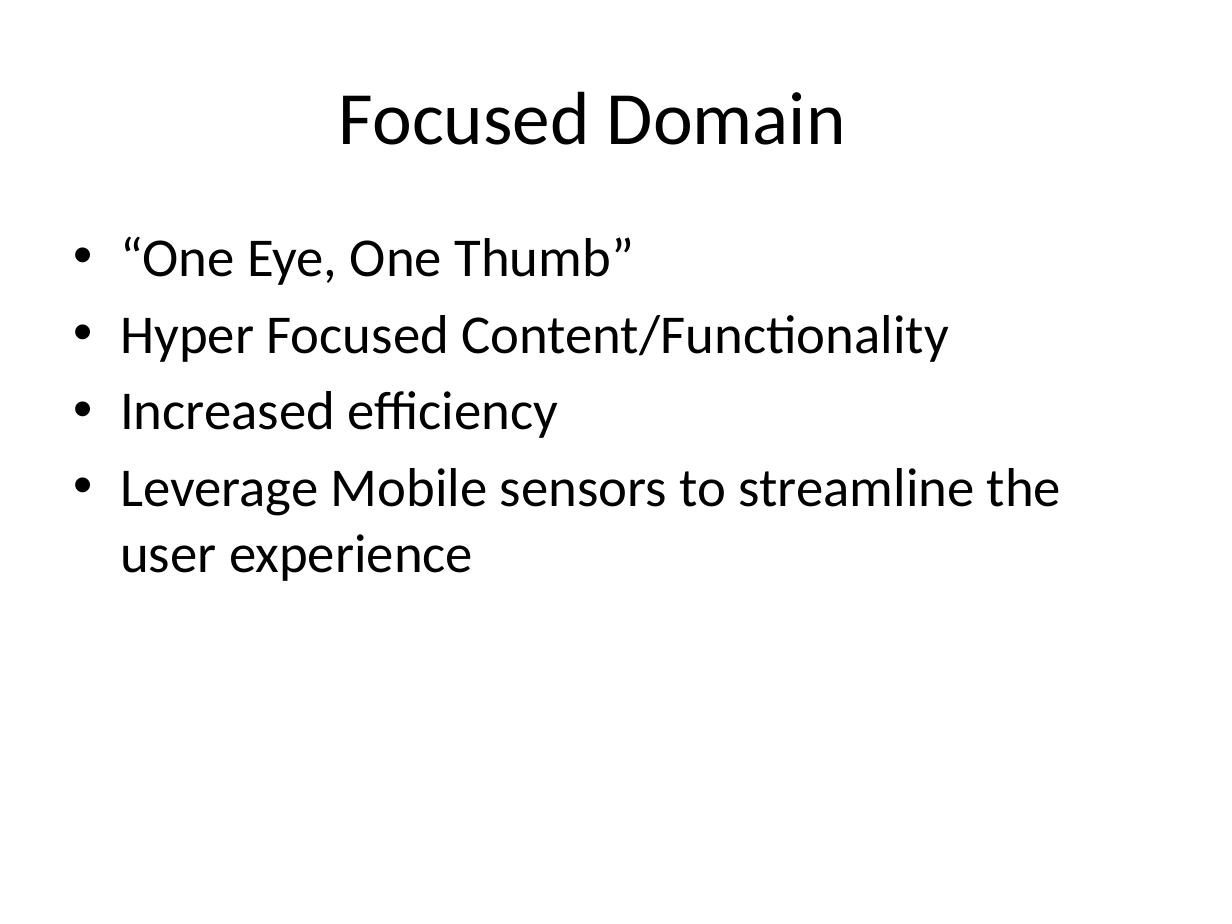
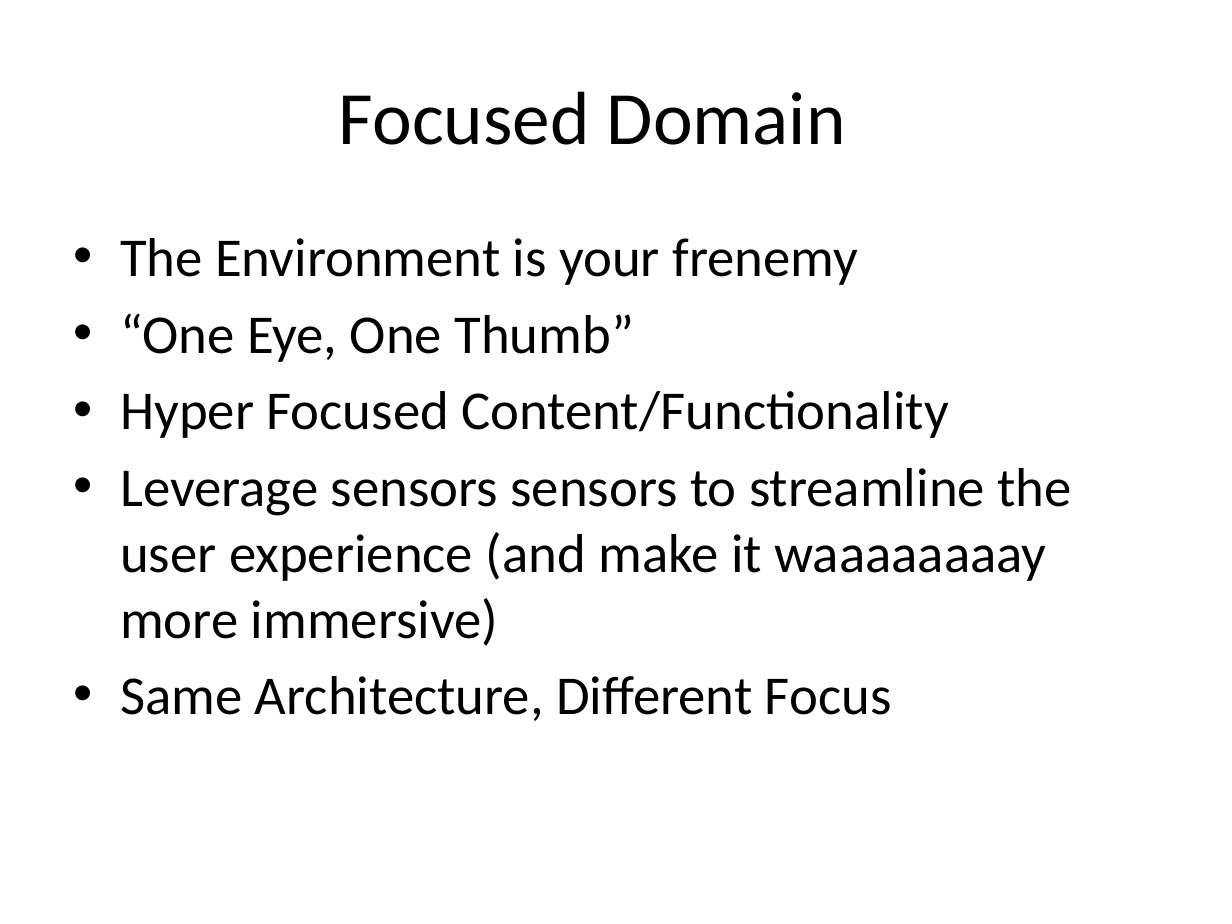
Before and after one commit to dayelostraco/SuperHappyDevDay, a slide deck: slide 20 of SHDD Mobile Presentation.pptx (slide 18 before the commit). Drawn at 1232x924 pixels with LibreOffice and Linux fonts; fonts in the diff are those of the drawing. Boxes give left, top, right and bottom in pixels: in the first picture for what was removed or moved away, otherwise in the second. Text is boxed around its words. In the diff, an @@ line names an element or a change of style, - is before the commit and + after.

```diff
--- a/SHDD Mobile Presentation.pptx
+++ b/SHDD Mobile Presentation.pptx
@@ text at (120, 238, 858, 285): paragraph added @@
+• The Environment is your frenemy
@@ text at (120, 468, 1071, 721): text changed @@
-• Increased efficiency
-• Leverage Mobile sensors to streamline the user experience
+• Leverage sensors sensors to streamline the user experience (and make it waaaaaaaay more immersive)
+• Same Architecture, Different Focus
```
Also in this commit, not shown: 19 other slides changed, 7 slides added, 1 slide removed.
